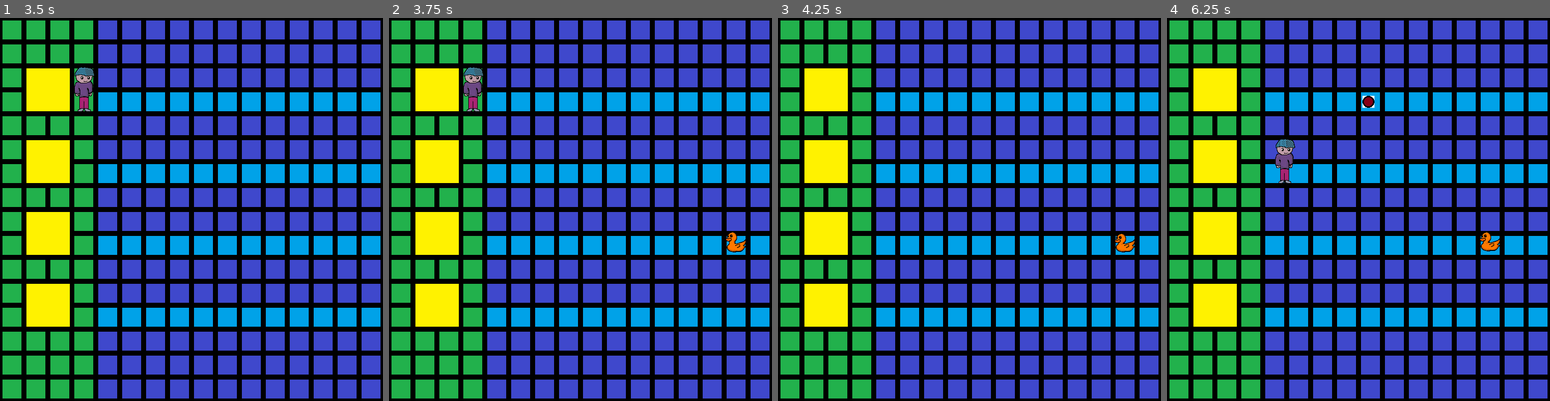
Above: before the commit, frames 1-4 (left to right).
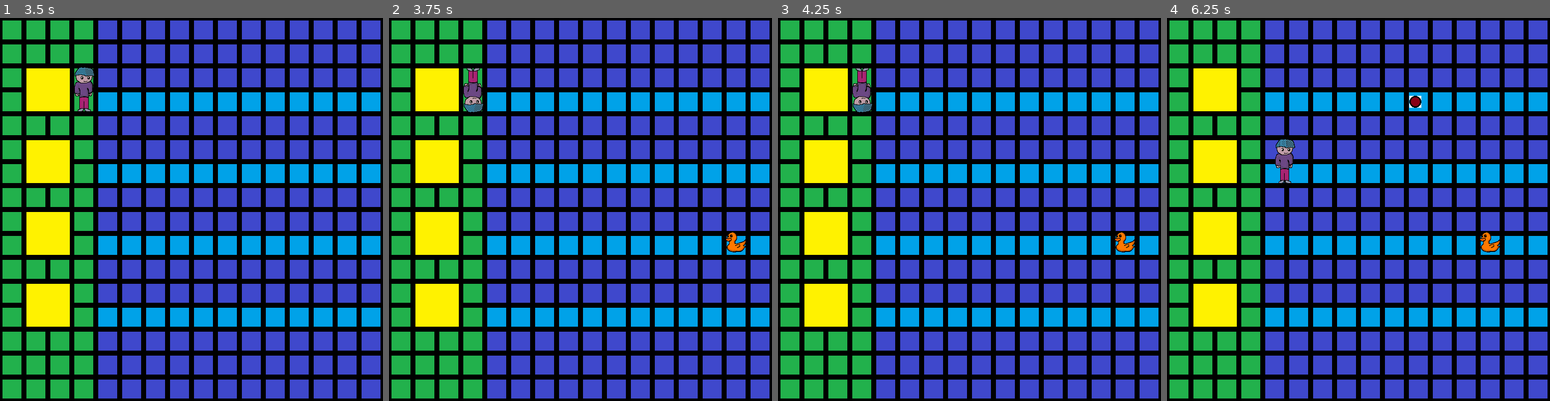
Above: after the commit, the same moments.

Repository: CamComDuck/TapTheDucks
Game: Godot game, scene res://level/level.tscn
The game is run twice, just before and just after one commit, with the same random seed, the same clock (stepped at 60 frames per second) and the same inputs.
Inputs:
- Up to frame 1 (3.5 s): tap Enter at 0.5 s; hold D (interact_right) 0.53-1.28 s; hold S (move_down) 1.28-2.03 s; tap Space at 2 s; hold D (interact_right) 2.03-2.78 s; hold W (move_up) from 2.78 s (still down)
- Up to frame 2 (3.75 s): tap Enter at 3.5 s; release W (move_up) at 3.53 s; hold A (interact_left) from 3.53 s (still down)
- Up to frame 3 (4.25 s): keep holding A (interact_left)
- Up to frame 4 (6.25 s): tap Space at 4.25 s; release A (interact_left) at 5.03 s; hold S (move_down) 5.03-5.78 s; hold D (interact_right) from 5.78 s (still down)

Frame 1 is identical in both runs. In frame 2, 0.4% of the frame differs, in the area x 19-25%, y 12-25%; in frame 3, 0.5%, in the area x 19-91%, y 13-60%; in frame 4, 0.3%.

Commit message:
Add Ducks moving correctly after eating first fruit if Hungry type duck

Diff:
--- a/project/duck/duck.gd
+++ b/project/duck/duck.gd
@@ -20,7 +20,7 @@
 
 
 func _physics_process(delta: float) -> void:
-	if _fruits_eaten == _duck_type.max_fruits:
+	if _fruits_eaten == _duck_type.max_fruits or (base_duck_sprite.animation == "eating" and position.x < 695):
 		velocity.x = 15000 * delta
 		move_and_slide()
 
@@ -32,6 +32,7 @@
 func eat_fruit() -> bool: # Returns whether Fruit is sucessfully Eaten
 	if _fruits_eaten < _duck_type.max_fruits:
 		move_timer.stop()
+		_fruits_eaten += 1
 		base_duck_sprite.play("eating")
 		return true
 
@@ -52,7 +53,6 @@
 
 func _on_base_duck_sprite_animation_finished() -> void:
 	if base_duck_sprite.animation == "eating":
-		_fruits_eaten += 1
 		base_duck_sprite.play("default")
 
 		if _fruits_eaten == _duck_type.max_fruits:
--- a/project/duck/duck.tscn
+++ b/project/duck/duck.tscn
@@ -1,6 +1,7 @@
-[gd_scene load_steps=7 format=3 uid="uid://dty1uqxcrrd5x"]
+[gd_scene load_steps=8 format=3 uid="uid://dty1uqxcrrd5x"]
 
 [ext_resource type="Script" path="res://duck/duck.gd" id="1_edn5t"]
+[ext_resource type="Texture2D" uid="uid://c6g8h2f52c7pq" path="res://duck/graphics/duck_body_4.png" id="5_h6c4g"]
 [ext_resource type="Texture2D" uid="uid://dwbmhjla24vos" path="res://duck/graphics/duck_body_1.png" id="6_v2shv"]
 [ext_resource type="Texture2D" uid="uid://bx261j6w3nnlw" path="res://duck/graphics/duck_body_2.png" id="7_3xdwr"]
 [ext_resource type="Texture2D" uid="uid://cf2q4egp5w6rm" path="res://duck/graphics/duck_body_3.png" id="8_3tc27"]
@@ -30,19 +31,19 @@
 }, {
 "frames": [{
 "duration": 1.0,
-"texture": ExtResource("6_v2shv")
+"texture": ExtResource("5_h6c4g")
 }, {
 "duration": 1.0,
-"texture": null
+"texture": ExtResource("5_h6c4g")
 }, {
 "duration": 1.0,
-"texture": null
+"texture": ExtResource("5_h6c4g")
 }, {
 "duration": 1.0,
-"texture": null
+"texture": ExtResource("5_h6c4g")
 }, {
 "duration": 1.0,
-"texture": null
+"texture": ExtResource("5_h6c4g")
 }],
 "loop": false,
 "name": &"eating",
@@ -61,8 +62,8 @@
 
 [node name="BaseDuckSprite" type="AnimatedSprite2D" parent="."]
 sprite_frames = SubResource("SpriteFrames_22ymi")
+animation = &"eating"
 autoplay = "default"
-frame_progress = 0.676188
 flip_h = true
 
 [node name="MoveTimer" type="Timer" parent="."]
--- a/project/fruit/fruit_eaten.gd
+++ b/project/fruit/fruit_eaten.gd
@@ -2,7 +2,7 @@
 extends Area2D
 
 func _physics_process(delta: float) -> void:
-	global_position.x -= 100 * delta
+	global_position.x -= 150 * delta
 
 
 func _on_area_entered(area: Area2D) -> void:
--- a/project/fruit/fruit_whole.gd
+++ b/project/fruit/fruit_whole.gd
@@ -2,7 +2,7 @@
 extends Area2D
 
 func _physics_process(delta: float) -> void:
-	global_position.x += 100 * delta
+	global_position.x += 150 * delta
 
 
 func _on_area_entered(area: Area2D) -> void:
--- a/project/player/player.tscn
+++ b/project/player/player.tscn
@@ -1,7 +1,8 @@
-[gd_scene load_steps=5 format=3 uid="uid://3f2ol0bm2jjt"]
+[gd_scene load_steps=6 format=3 uid="uid://3f2ol0bm2jjt"]
 
 [ext_resource type="Script" path="res://player/player.gd" id="1_50gqq"]
 [ext_resource type="Texture2D" uid="uid://bi8sxsqch134f" path="res://player/graphics/Player.png" id="3_jdyp4"]
+[ext_resource type="Texture2D" uid="uid://cffc8lqfnpq2f" path="res://player/graphics/Player_2.png" id="3_qo6vv"]
 
 [sub_resource type="CapsuleShape2D" id="CapsuleShape2D_exi88"]
 radius = 19.0
@@ -19,16 +20,16 @@
 }, {
 "frames": [{
 "duration": 1.0,
-"texture": ExtResource("3_jdyp4")
+"texture": ExtResource("3_qo6vv")
 }, {
 "duration": 1.0,
-"texture": null
+"texture": ExtResource("3_qo6vv")
 }, {
 "duration": 1.0,
-"texture": null
+"texture": ExtResource("3_qo6vv")
 }, {
 "duration": 1.0,
-"texture": null
+"texture": ExtResource("3_qo6vv")
 }],
 "loop": false,
 "name": &"fruit_pick",
Binary file added: project/duck/graphics/duck_body_4.png
Not shown, added: project/duck/graphics/duck_body_4.png.import
Binary file added: project/player/graphics/Player_2.png
Not shown, added: project/player/graphics/Player_2.png.import
